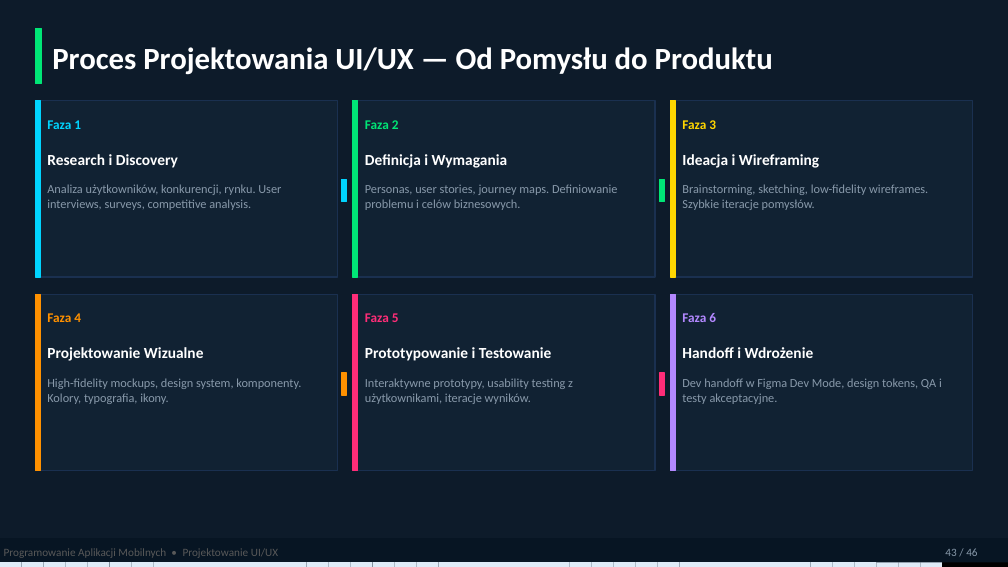
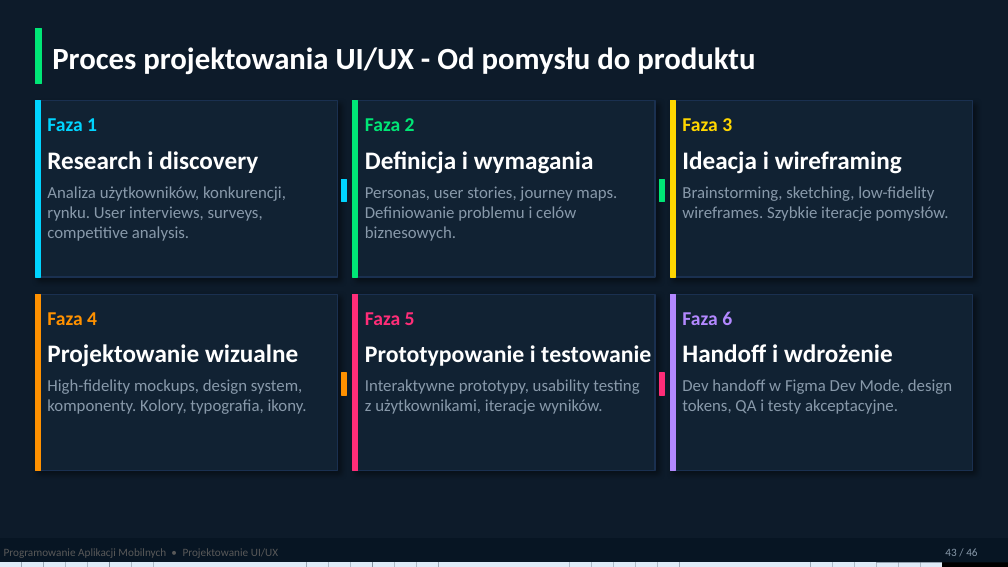
Before and after one commit to MatPomGit/mobileHub, a slide deck: slide 43 of wyklady/w3_ui.pptx. Drawn at 1008x567 pixels with LibreOffice and Linux fonts; fonts in the diff are those of the drawing. Boxes give left, top, right and bottom in pixels: in the first picture for what was removed or moved away, otherwise in the second. Text is boxed around its words. In the diff, an @@ line names an element or a change of style, - is before the commit and + after.

```diff
--- a/wyklady/w3_ui.pptx
+++ b/wyklady/w3_ui.pptx
@@ text at box(52, 47, 755, 75): text changed @@
-Proces Projektowania UI/UX — Od Pomysłu do Produktu
+Proces projektowania UI/UX - Od pomysłu do produktu
@@ text at box(47, 151, 258, 173): text changed; size 11 to 18 pt @@
-Research i Discovery
+Research i discovery
@@ text at box(365, 151, 594, 174): text changed; size 11 to 18 pt @@
-Definicja i Wymagania
+Definicja i wymagania
@@ text at box(682, 151, 902, 174): text changed; size 11 to 18 pt @@
-Ideacja i Wireframing
+Ideacja i wireframing
@@ shadow on in 6 elements at box(35, 101, 338, 277), box(353, 101, 655, 277), box(670, 101, 973, 277), box(35, 294, 338, 471), box(353, 294, 655, 471), box(670, 294, 973, 471) @@
@@ size 9.5 to 14 pt in 6 elements at box(47, 118, 97, 131), box(365, 118, 415, 131), box(682, 118, 732, 131), box(47, 312, 97, 325), box(365, 312, 415, 325), box(682, 311, 732, 325) @@
@@ text at box(47, 344, 298, 367): text changed; size 11 to 18 pt @@
-Projektowanie Wizualne
+Projektowanie wizualne
@@ text at box(365, 345, 651, 366): text changed; size 11 to 17 pt @@
-Prototypowanie i Testowanie
+Prototypowanie i testowanie
@@ text at box(682, 344, 893, 362): text changed; size 11 to 18 pt @@
-Handoff i Wdrożenie
+Handoff i wdrożenie
@@ size 8.8 to 12 pt in 6 elements at box(47, 186, 286, 241), box(365, 186, 617, 241), box(682, 186, 949, 221), box(47, 379, 307, 414), box(365, 379, 639, 414), box(682, 379, 952, 414) @@
```
Also in this commit, not shown: 39 other slides changed, 1 other file.
